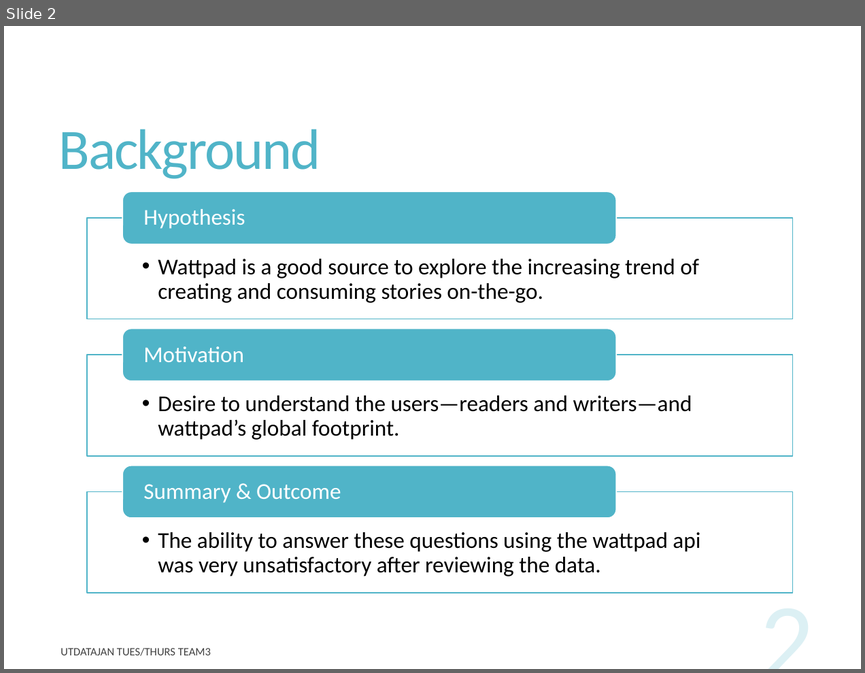
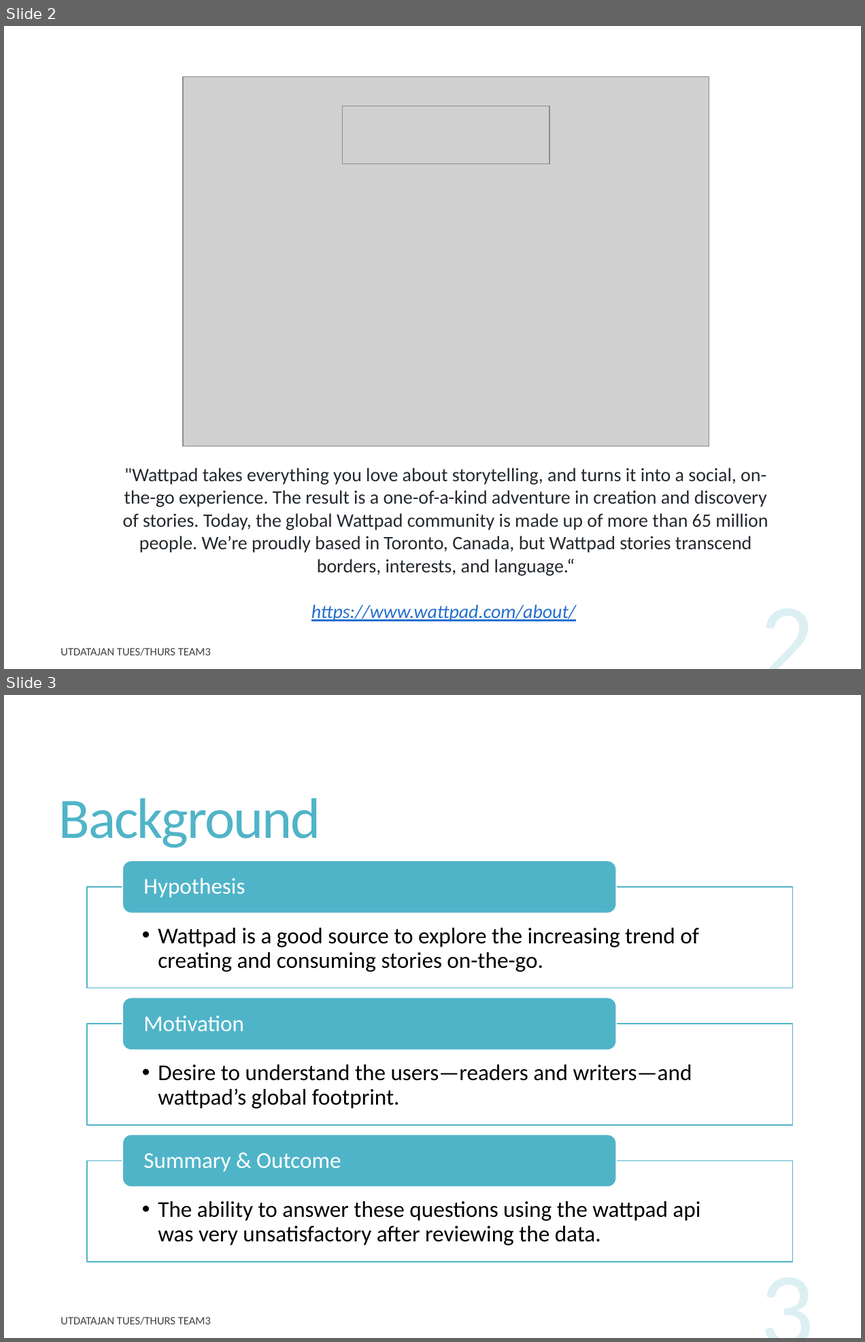
Before and after one commit to rupalimayekar/ProjectWattpad, a slide deck: WattpadPrez.pptx. Shown one above the other, each under a label of ours: slide 2 before the commit, slides 2 and 3 after it. The pictures are 865x673 and 865x1342 pixels, drawn with LibreOffice and Linux fonts; fonts in the diff are those of the drawing; grey boxes stand for pictures. Boxes give left, top, right and bottom in pixels: in the first picture for what was removed or moved away, otherwise in the second. Text is boxed around its words. In the diff, an @@ line names an element or a change of style, - is before the commit and + after.

```diff
--- a/WattpadPrez.pptx
+++ b/WattpadPrez.pptx
@@ slide 2 added at (4,26,861,669), background #FFFFFF @@
@@ picture added at (183,76,709,446) @@
@@ picture added at (343,106,550,164) @@
@@ text added at (123,467,768,621), 16 pt, text #24292E @@
+"Wattpad takes everything you love about storytelling, and turns it into a social, on-the-go experience. The result is a one-of-a-kind adventure in creation and discovery of stories. Today, the global Wattpad community is made up of more than 65 million people. We’re proudly based in Toronto, Canada, but Wattpad stories transcend borders, interests, and language.“
+https://www.wattpad.com/about/
@@ page number added at (617,573,822,669), 90 pt, text #50B4C8 at 20% opacity @@
+2
@@ text added at (60,648,211,656), 9.5 pt, text #000000 at 75% opacity @@
+UTDATAJAN TUES/THURS TEAM3
@@ what was slide 2 is now slide 3 @@
@@ page number at (617,1242,822,1338): text changed @@
-2
+3
```
Also in this commit, not shown: 8 slides changed, 1 other slide added, 1 slide removed, 19 other files.
